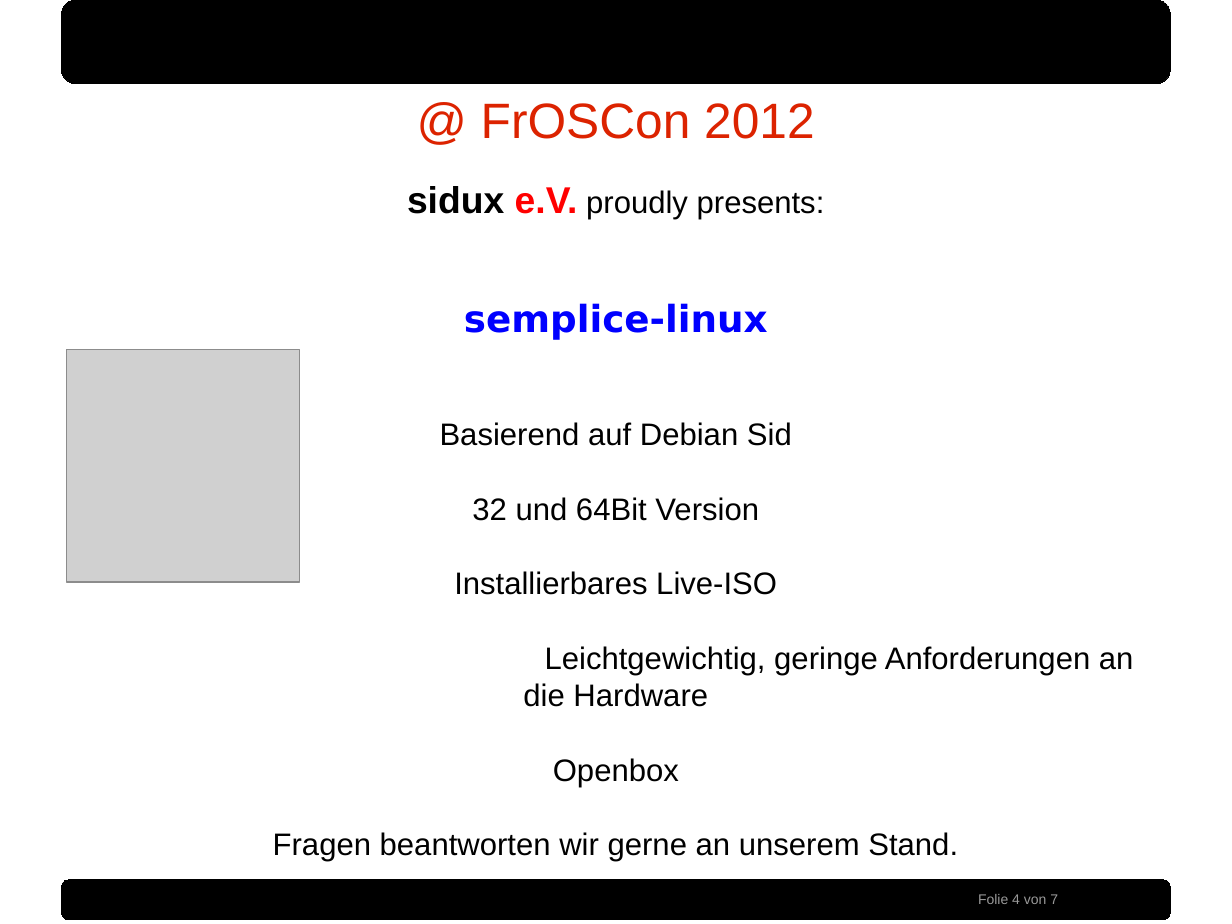
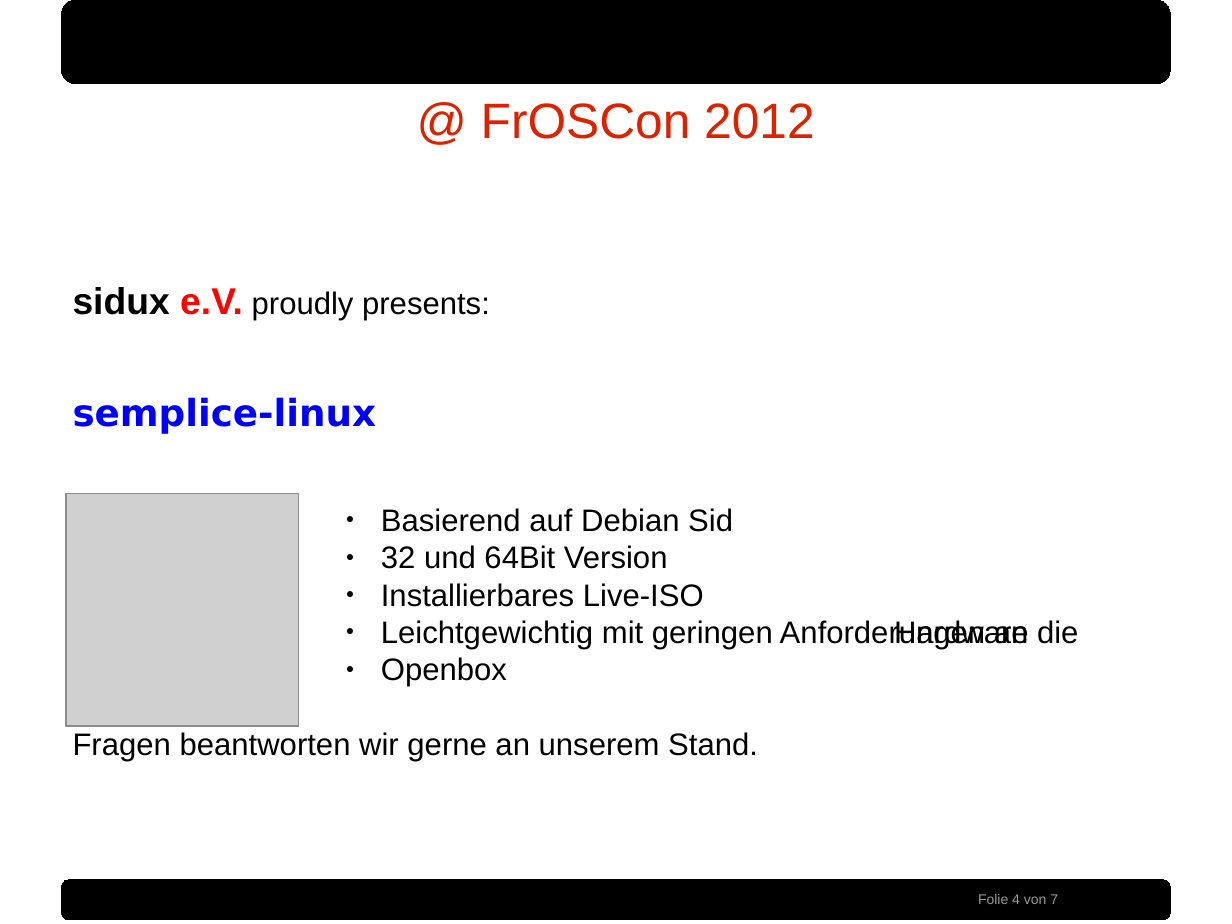
Before and after one commit to sidux-ev/praesentation, a slide deck: slide 4 of bin/froscon2012.odp. Drawn at 1232x924 pixels with LibreOffice and Linux fonts; fonts in the diff are those of the drawing; grey boxes stand for pictures; background and template pictures are left out. Boxes give left, top, right and bottom in pixels: in the first picture for what was removed or moved away, otherwise in the second. Text is boxed around its words. In the diff, an @@ line names an element or a change of style, - is before the commit and + after.

```diff
--- a/bin/froscon2012.odp
+++ b/bin/froscon2012.odp
@@ text at [73, 287, 758, 761]: alignment centre to left; bullet none to ● @@
@@ picture: place and size @@
-picture at [67, 349, 300, 581]
+picture at [66, 493, 298, 726]
@@ text at [381, 620, 1078, 649]: text changed @@
-Leichtgewichtig, geringe Anforderungen an die Hardware
+● Leichtgewichtig mit geringen Anforderungen an die Hardware
```
Also in this commit, not shown: 2 other slides changed.
